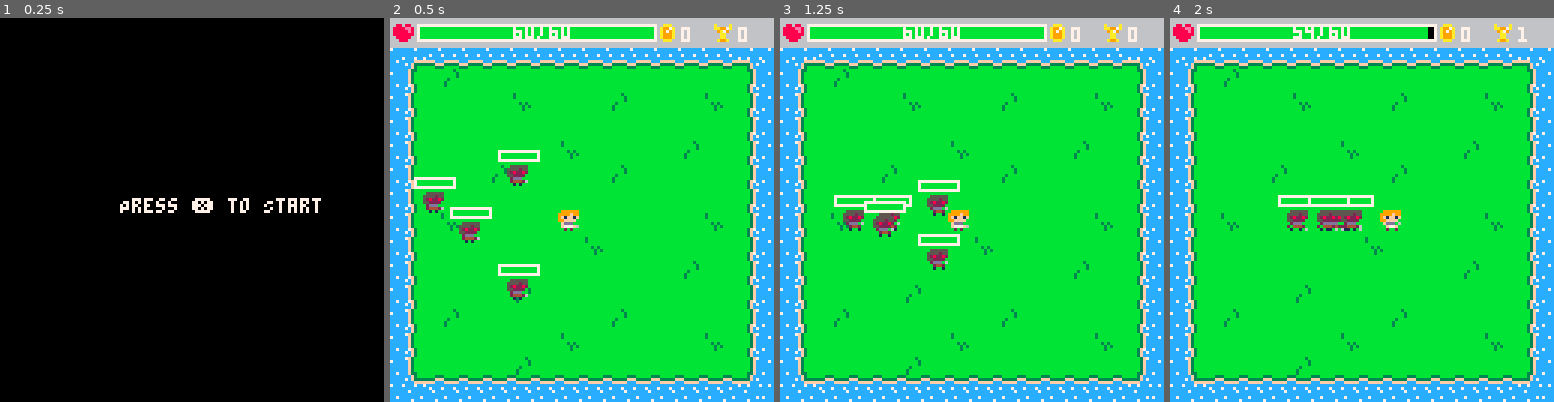
Above: before the commit, frames 1-4 (left to right).
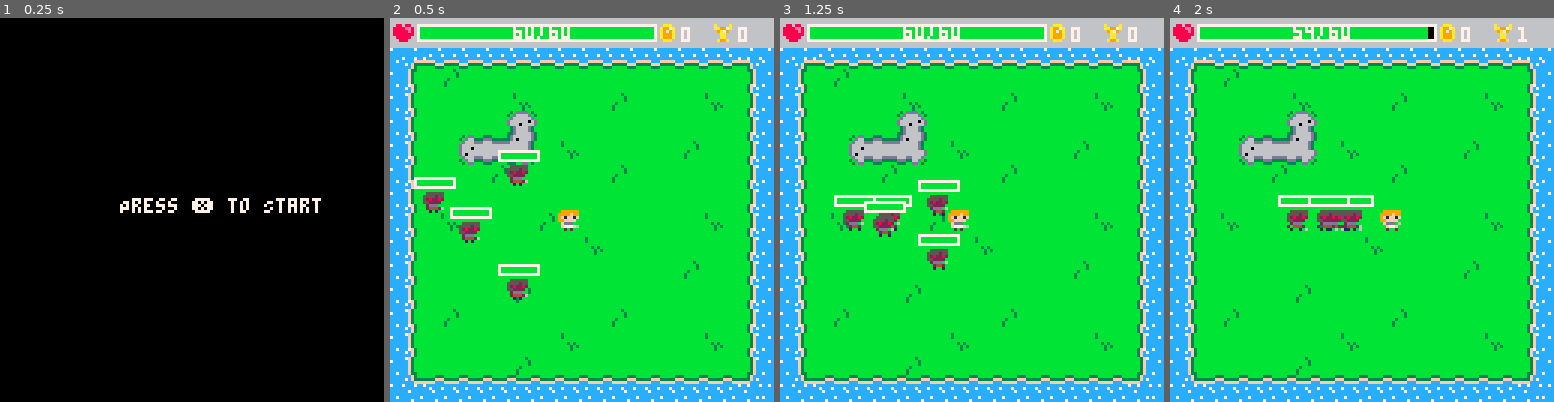
Above: after the commit, the same moments.

Repository: PancakedRivet/last-minute-hero
Game: PICO-8 cartridge last-minute-hero.p8
Two runs of this game, one before a commit and one after it. Both use one fixed random seed, a clock stepped at 60 frames per second and the inputs below.
Inputs:
- Up to frame 1 (0.25 s): no input
- Up to frame 2 (0.5 s): tap X (X key) at 0.33 s
- Up to frame 3 (1.25 s): tap O (Z key) at 0.7 s; tap X (X key) at 1.07 s
- Up to frame 4 (2 s): hold Right from 1.6 s (still down); tap O (Z key) at 1.7 s; tap X (X key) at 1.85 s

Frame 1 is identical in both runs. In frame 2, 1.5% of the frame differs, in the area x 17-43%, y 24-56%; in frame 3, 1.8%; in frame 4, 1.8%.

Commit message:
Adding stone tileset and better collision handling for enemies

Diff:
--- a/last-minute-hero.p8
+++ b/last-minute-hero.p8
@@ -61,19 +61,27 @@
 00003fccfffcccffffffccccc7f30000cccc3300c7cccccc00000000000000000000000000000000000000000000000000000000000000000000000000000000
 0003f7cccccccccc7cc7ccc7ccf300007ccf3000cccc7ccc00000000000000000000000000000000000000000000000000000000000000000000000000000000
 0003fcc7c7ccc7ccccccccccccf30000c7cf3000cccccccc00000000000000000000000000000000000000000000000000000000000000000000000000000000
+000000000000000000003d6666d3000000003d606606666600000000000000000000000000000000000000000000000000000000000000000000000000000000
+000000000000000000003d6666d30000000336666666666600000000000000000000000000000000000000000000000000000000000000000000000000000000
+000000000000000000033d66660d3000003d666d6666660600000000000000000000000000000000000000000000000000000000000000000000000000000000
+000030dd000333000003d666606d3000333666336660666600000000000000000000000000000000000000000000000000000000000000000000000000000000
+0003bd66333ddd333333d606666d3000dd666d306666666600000000000000000000000000000000000000000000000000000000000000000000000000000000
+0000d666ddd666dddddd666660d30000666633006066666600000000000000000000000000000000000000000000000000000000000000000000000000000000
+000d6066666666660660666066d30000066d30006666066600000000000000000000000000000000000000000000000000000000000000000000000000000000
+000d6660606660666666666666d30000606d30006666666600000000000000000000000000000000000000000000000000000000000000000000000000000000
 __gff__
-0000000000000000000000000000000000000000000000000000000000000000000000000000000000000000000000000000000000000000000000000000000000000000000000000000000000000000000000000001000000000000000000000000000000000000000000000000000000000000000000000000000000000000
+0000000000000000000000000000000000000000000000000000000000000000000000000000000000000000000000000000000000000000000000000000000000000000000000000000000000000000000000000001000000000000000000000000000000010000000000000000000000000000000000000000000000000000
 0000000000000000000000000000000000000000000000000000000000000000000000000000000000000000000000000000000000000000000000000000000000000000000000000000000000000000000000000000000000000000000000000000000000000000000000000000000000000000000000000000000000000000
 __map__
 5555555555555555555555555555555555550000000000000000000000000000000000000000000000000000000000000000000000000000000000000000000000000000000000000000000000000000000000000000000000000000000000000000000000000000000000000000000000000000000000000000000000000000
 5555555555555555555555555555555555550000000000000000000000000000000000000000000000000000000000000000000000000000000000000000000000000000000000000000000000000000000000000000000000000000000000000000000000000000000000000000000000000000000000000000000000000000
 55550a090a0a0a0a0a0a0a0a0a0a0a0a55550000000000000000000000000000000000000000000000000000000000000000000000000000000000000000000000000000000000000000000000000000000000000000000000000000000000000000000000000000000000000000000000000000000000000000000000000000
 55550a0a0a0a0b0a0a0a090a0a0a0b0a55550000000000000000000000000000000000000000000000000000000000000000000000000000000000000000000000000000000000000000000000000000000000000000000000000000000000000000000000000000000000000000000000000000000000000000000000000000
-55550a0a0a0a0a0a0a0a0a0a0a0a0a0a55550000000000000000000000000000000000000000000000000000000000000000000000000000000000000000000000000000000000000000000000000000000000000000000000000000000000000000000000000000000000000000000000000000000000000000000000000000
-55550a0a0a0a0a0a0b0a0a0a0a090a0a55550000000000000000000000000000000000000000000000000000000000000000000000000000000000000000000000000000000000000000000000000000000000000000000000000000000000000000000000000000000000000000000000000000000000000000000000000000
+55550a0a0a0a650a0a0a0a0a0a0a0a0a55550000000000000000000000000000000000000000000000000000000000000000000000000000000000000000000000000000000000000000000000000000000000000000000000000000000000000000000000000000000000000000000000000000000000000000000000000000
+55550a0a6565650a0b0a0a0a0a090a0a55550000000000000000000000000000000000000000000000000000000000000000000000000000000000000000000000000000000000000000000000000000000000000000000000000000000000000000000000000000000000000000000000000000000000000000000000000000
 55550a0a0a090a0a0a0a090a0a0a0a0a55550000000000000000000000000000000000000000000000000000000000000000000000000000000000000000000000000000000000000000000000000000000000000000000000000000000000000000000000000000000000000000000000000000000000000000000000000000
 55550a0a0a0a0a0a0a0a0a0a0a0a0a0a55550000000000000000000000000000000000000000000000000000000000000000000000000000000000000000000000000000000000000000000000000000000000000000000000000000000000000000000000000000000000000000000000000000000000000000000000000000
-55550a0b0a0a0a0a0a0a0a0a0a0a0b0a55550000000000000000000000000000000000000000000000000000000000000000000000000000000000000000000000000000000000000000000000000000000000000000000000000000000000000000000000000000000000000000000000000000000000000000000000000000
+55550a0b0a0a0a090a0a0a0a0a0a0b0a55550000000000000000000000000000000000000000000000000000000000000000000000000000000000000000000000000000000000000000000000000000000000000000000000000000000000000000000000000000000000000000000000000000000000000000000000000000
 55550a0a0a0a0a0a0a0b0a0a0a0a0a0a55550000000000000000000000000000000000000000000000000000000000000000000000000000000000000000000000000000000000000000000000000000000000000000000000000000000000000000000000000000000000000000000000000000000000000000000000000000
 55550a0a0a0a0a0a0a0a0a0a0a090a0a55550000000000000000000000000000000000000000000000000000000000000000000000000000000000000000000000000000000000000000000000000000000000000000000000000000000000000000000000000000000000000000000000000000000000000000000000000000
 55550a0a0a0a090a0a0a0a0a0a0a0a0a55550000000000000000000000000000000000000000000000000000000000000000000000000000000000000000000000000000000000000000000000000000000000000000000000000000000000000000000000000000000000000000000000000000000000000000000000000000
--- a/scripts/enemy.lua
+++ b/scripts/enemy.lua
@@ -9,6 +9,7 @@
     -- move enemies towards player
     for enemy in all(enemies) do
         -- check horizontal movement
+        local current_x, current_y = enemy.x, enemy.y
         local dx = abs(player.x - enemy.x)
         local dy = abs(player.y - enemy.y)
         local x_dir = sgn(player.x - enemy.x)
@@ -19,6 +20,20 @@
         if dy > enemy.attack_range_y then
             enemy.y += enemy.speed * y_dir
         end
+
+        -- check collisions
+        if current_x != enemy.x or current_y != enemy.y then
+            collisions = map_collision(enemy, game_flags.collision)
+            -- if we collide vertically (above or below), reset y position
+            if (collisions.top_left and collisions.top_right) or (collisions.bottom_left and collisions.bottom_right) then
+                enemy.y=current_y
+            end
+            -- if we collide horizontally (left or right), reset x position
+            if (collisions.top_left and collisions.bottom_left) or (collisions.top_right and collisions.bottom_right) then
+                enemy.x=current_x
+            end
+        end
+
         -- update enemy animations
         update_animation_walk(enemy, #enemy_animation_sprites_walk, enemy_animation_frames_per_sprite)
     end
@@ -29,6 +44,8 @@
     local enemy = {
         x = enemy_x,
         y = enemy_y,
+        w = 7,
+        h = 7,
         health = 20,
         max_health = 20,
         speed = 1,
@@ -48,11 +65,12 @@
     local m1 = 0
     local f1 = 1
 
+    -- loop until we find a non-collision tile to spawn the enemy on
     while f1 do
         enemy_x = ceil(rnd() * map_size.width)
         enemy_y = ceil(rnd() * map_size.height)
-        m1 = mget(enemy_x / 8, enemy_y / 8)
-        f1 = fget(m1, game_flags.collision)
+        local obj = {x = enemy_x, y = enemy_y, w = 7, h = 7}
+        f1 = any_collision(obj, game_flags.collision)
     end
 
     return enemy_x, enemy_y
--- a/scripts/map.lua
+++ b/scripts/map.lua
@@ -72,3 +72,8 @@
     }
     return collisions
 end
+
+function any_collision(obj,flag)
+    local collisions = map_collision(obj,flag)
+    return collisions.top_left or collisions.top_right or collisions.bottom_left or collisions.bottom_right
+end
--- a/scripts/states/playing.lua
+++ b/scripts/states/playing.lua
@@ -27,6 +27,7 @@
     draw_row(48,mapx,mapy) --hills
     --draw reduced row sprites
     draw_rr(80,mapx,mapy) --water
+    draw_rr(96,mapx,mapy) --stone
 
     draw_player(player)
 
